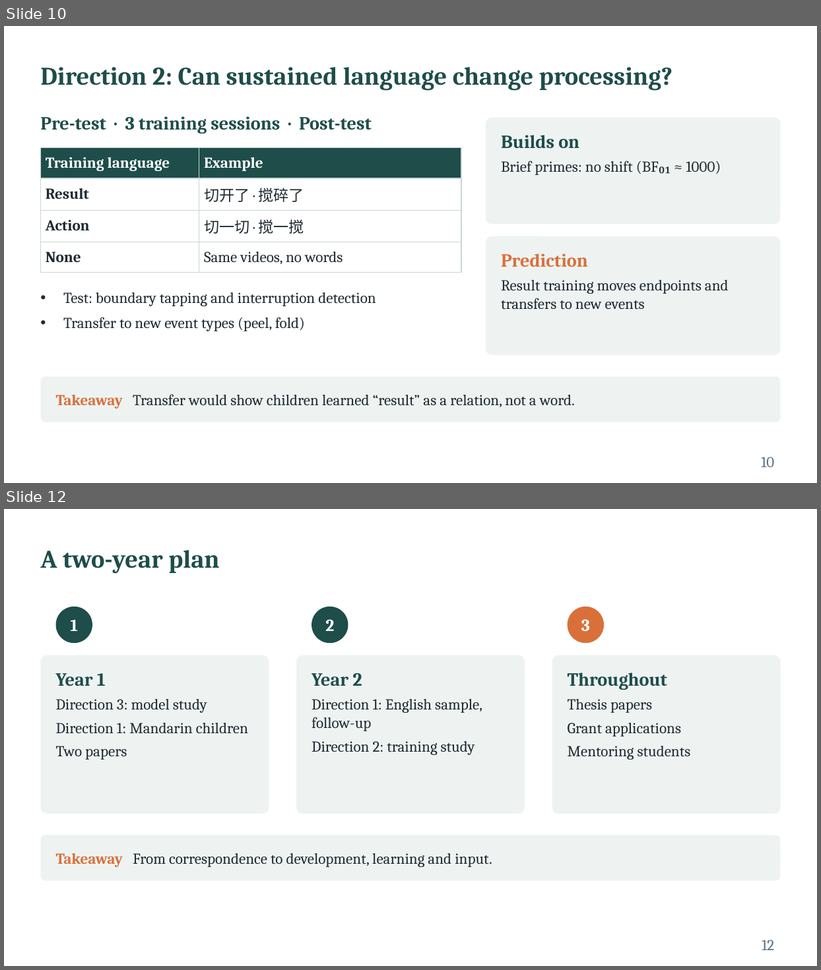
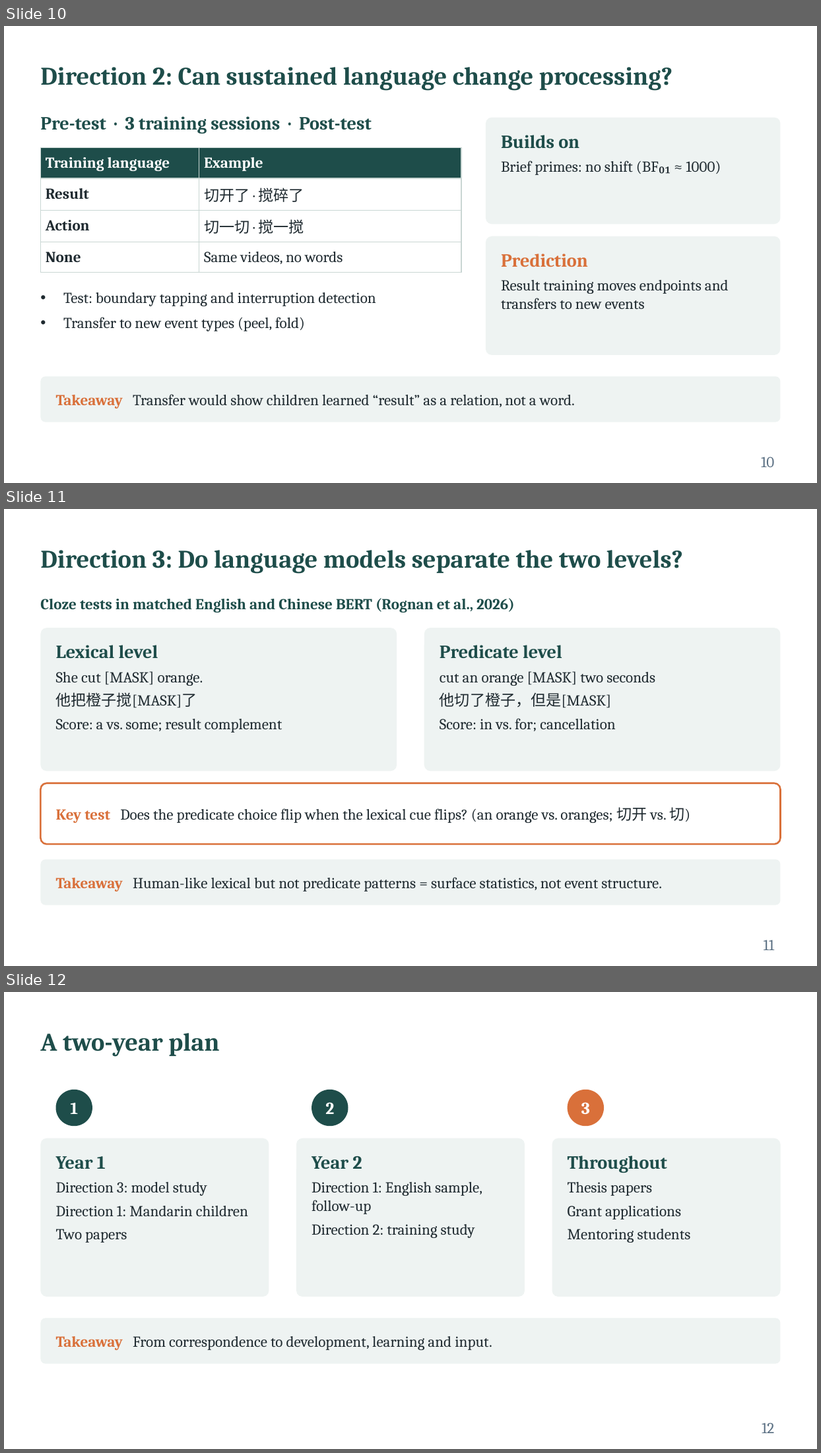
Before and after one commit to xtaoliu/claude, a slide deck: Liu_postdoc_interview_talk.pptx. Shown one above the other, each under a label of ours: slides 10 and 12 before the commit, slides 10, 11 and 12 after it; the slides between them are not shown. The pictures are 821x970 and 821x1453 pixels, drawn with LibreOffice and Linux fonts; fonts in the diff are those of the drawing. Boxes give left, top, right and bottom in pixels: in the first picture for what was removed or moved away, otherwise in the second. Text is boxed around its words. In the diff, an @@ line names an element or a change of style, - is before the commit and + after.

```diff
--- a/Liu_postdoc_interview_talk.pptx
+++ b/Liu_postdoc_interview_talk.pptx
@@ slide 11 added at (x1=4, y1=509, x2=817, y2=966), background #FFFFFF @@
@@ title added at (x1=40, y1=550, x2=683, y2=574), 30 pt, text #1E4D4A, bold @@
+Direction 3: Do language models separate the two levels?
@@ text added at (x1=40, y1=598, x2=515, y2=613), 18 pt, text #1E4D4A, bold @@
+Cloze tests in matched English and Chinese BERT (Rognan et al., 2026)
@@ rounded rectangle added at (x1=40, y1=628, x2=397, y2=771), fill #EEF3F2 @@
@@ text added at (x1=56, y1=645, x2=282, y2=733), 18 pt, text #1F2A30 @@
+Lexical level
+She cut [MASK] orange.
+他把橙子搅[MASK]了
+Score: a vs. some; result complement
@@ rounded rectangle added at (x1=424, y1=628, x2=781, y2=771), fill #EEF3F2 @@
@@ text added at (x1=440, y1=645, x2=655, y2=731), 18 pt, text #1F2A30 @@
+Predicate level
+cut an orange [MASK] two seconds
+他切了橙子，但是[MASK]
+Score: in vs. for; cancellation
@@ rounded rectangle added at (x1=40, y1=784, x2=781, y2=844), fill #FFFFFF, outline #D9703A 2 pt @@
@@ text added at (x1=56, y1=807, x2=690, y2=823), 18 pt, text #1F2A30 @@
+Key test Does the predicate choice flip when the lexical cue flips? (an orange vs. oranges; 切开 vs. 切)
@@ rounded rectangle added at (x1=40, y1=859, x2=781, y2=906), fill #EEF3F2 @@
@@ text added at (x1=56, y1=877, x2=662, y2=892), 18 pt, text #1F2A30 @@
+Takeaway Human-like lexical but not predicate patterns = surface statistics, not event structure.
@@ page number added at (x1=764, y1=940, x2=775, y2=951), 18 pt, text #5B7083 @@
+11
```
Also in this commit, not shown: 3 slides changed, 1 slide removed, 1 other file.
